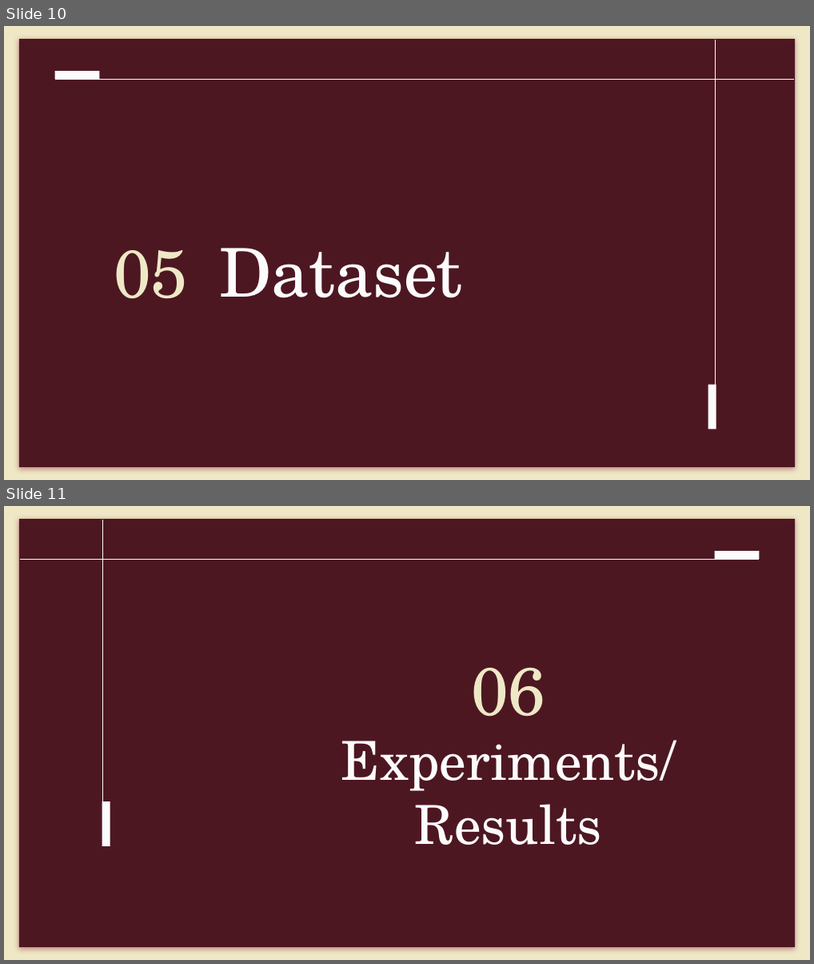
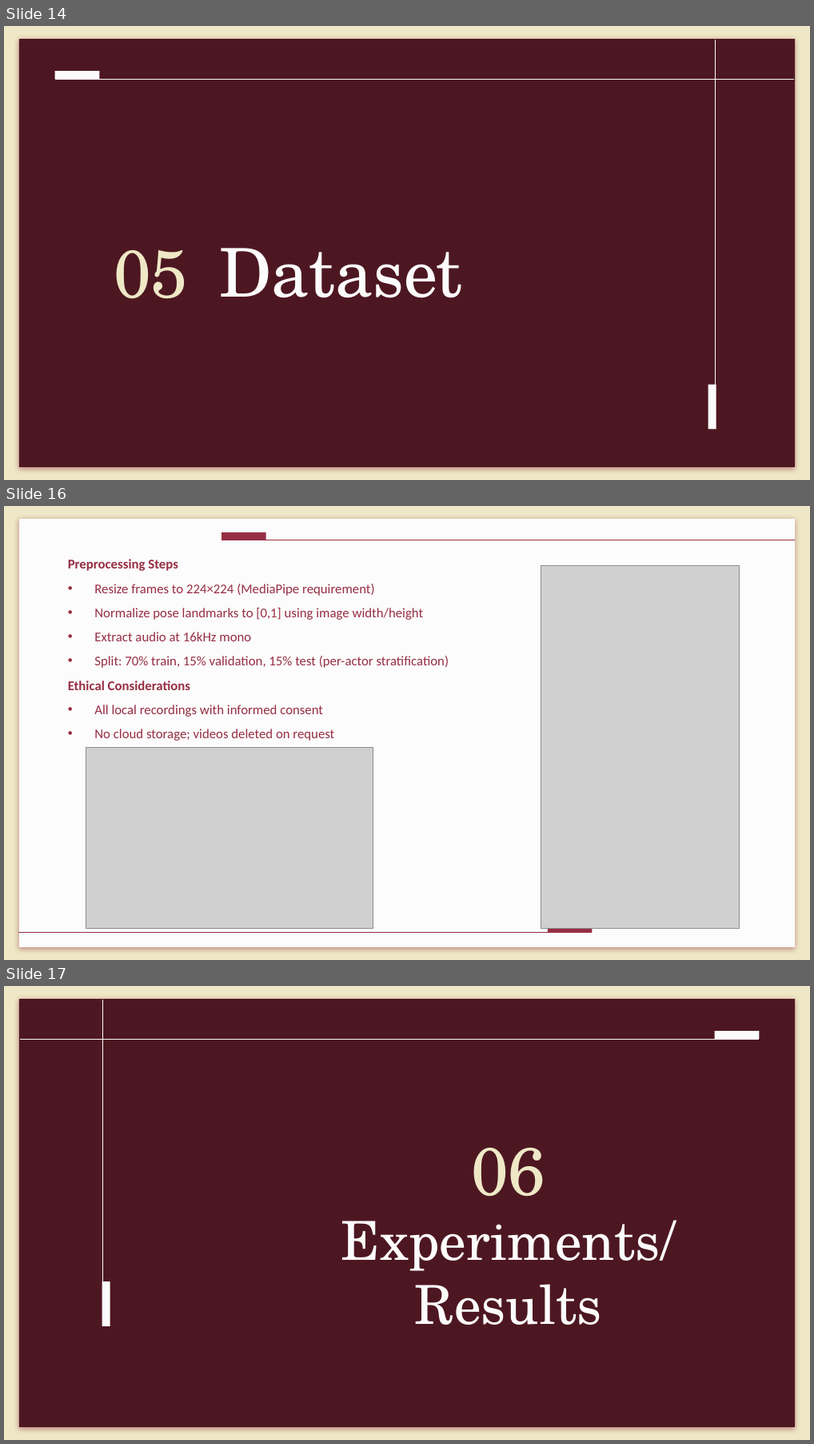
Before and after one commit to MiraPhilip12/Graduation_Project_ESLSCA, a slide deck: Final Milestone/Graduation_Project_Final_Presentation.pptx. Shown one above the other, each under a label of ours: slides 10 and 11 before the commit, slides 14, 16 and 17 after it; the slides between them are not shown. The pictures are 814x964 and 814x1444 pixels, drawn with LibreOffice and Linux fonts; fonts in the diff are those of the drawing; grey boxes stand for pictures. Boxes give left, top, right and bottom in pixels: in the first picture for what was removed or moved away, otherwise in the second. Text is boxed around its words. In the diff, an @@ line names an element or a change of style, - is before the commit and + after.

```diff
--- a/Final Milestone/Graduation_Project_Final_Presentation.pptx
+++ b/Final Milestone/Graduation_Project_Final_Presentation.pptx
@@ slide 16 added at [4, 506, 810, 960], background #EEE8C6 @@
@@ rectangle added at [19, 519, 795, 947], fill #FCFCFC @@
@@ line added from (222, 540) to (795, 540), #962E44 0.75 pt @@
@@ rectangle added at [222, 532, 266, 540], fill #962E44 @@
@@ subtitle added at [68, 559, 450, 740], 12 pt, text #962E44 @@
+Preprocessing Steps
+• Resize frames to 224×224 (MediaPipe requirement)
+• Normalize pose landmarks to [0,1] using image width/height
+• Extract audio at 16kHz mono
+• Split: 70% train, 15% validation, 15% test (per-actor stratification)
+Ethical Considerations
+• All local recordings with informed consent
+• No cloud storage; videos deleted on request
@@ picture added at [541, 566, 739, 928] @@
@@ picture added at [86, 747, 374, 928] @@
@@ line added from (593, 932) to (18, 932), #962E44 0.75 pt @@
@@ rectangle added at [547, 924, 592, 932], fill #962E44 @@
@@ what was slide 10 is now slide 14 @@
@@ what was slide 11 is now slide 17 @@
```
Also in this commit, not shown: 2 slides changed, 6 other slides added, 4 slides removed, 3 other files.
